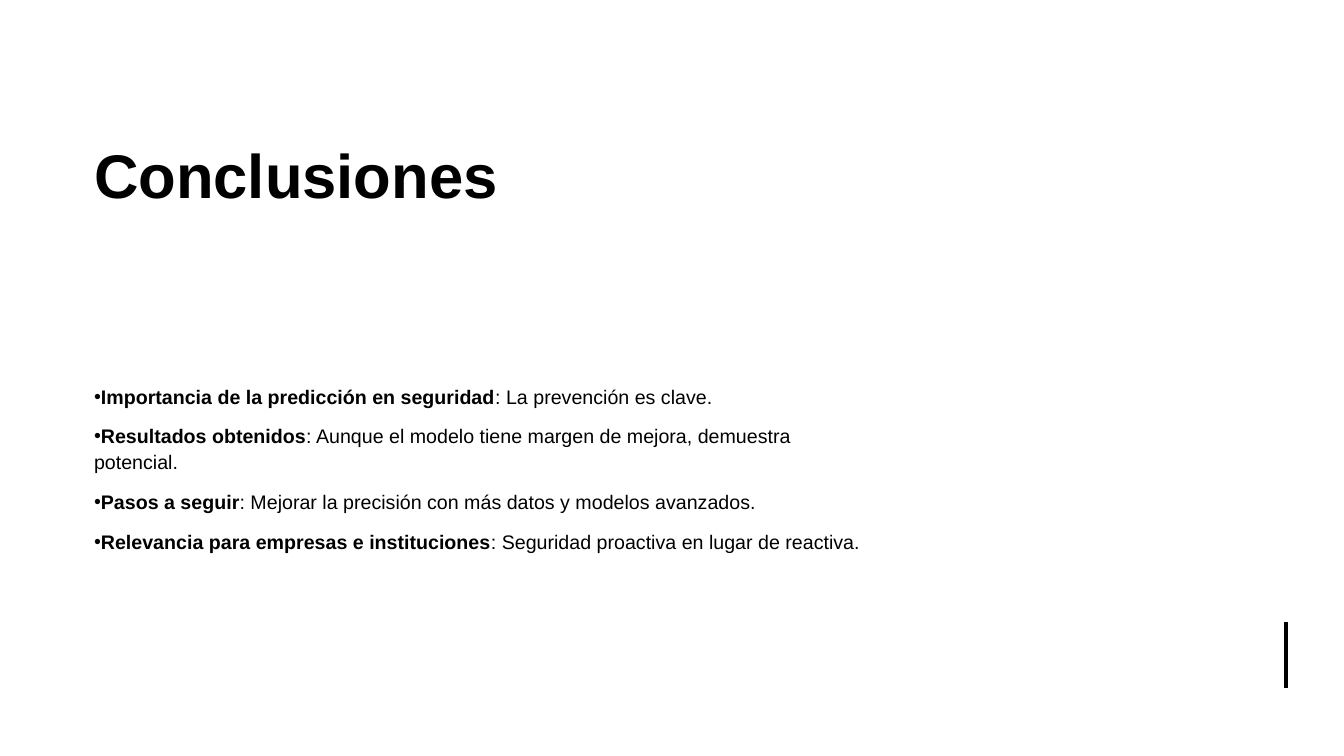
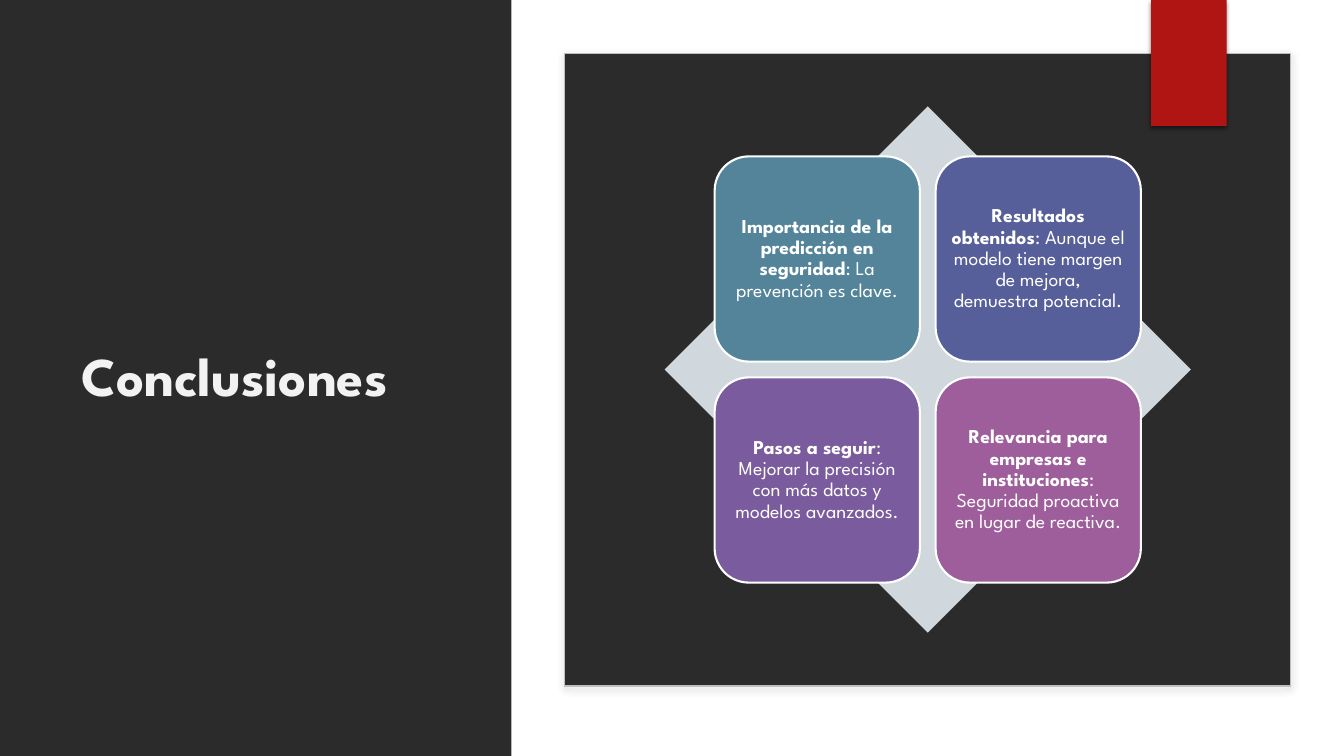
Before and after one commit to carlososorno9595/Analitica-de-datos, a slide deck: slide 12 of diapositiva seguridad informatica.pptx. Drawn at 1344x756 pixels with LibreOffice and Linux fonts; fonts in the diff are those of the drawing; background and template pictures are left out; a plain dark background stands for a picture behind light text. Boxes give left, top, right and bottom in pixels: in the first picture for what was removed or moved away, otherwise in the second. Text is boxed around its words. In the diff, an @@ line names an element or a change of style, - is before the commit and + after.

```diff
--- a/diapositiva seguridad informatica.pptx
+++ b/diapositiva seguridad informatica.pptx
@@ background #FFFFFF to picture (left out) @@
@@ rectangle removed at box(0, 0, 1344, 756) @@
@@ rectangle removed at box(0, 0, 1344, 280) @@
@@ rectangle added at box(511, 0, 1344, 756), fill #FFFFFF @@
@@ rectangle added at box(1150, 0, 1226, 126), fill #B01513 @@
@@ rectangle added at box(1151, 0, 1227, 126), fill #B01513 @@
@@ rounded rectangle added at box(565, 53, 1291, 687), fill #FFFFFF, outline #BFBFBF 1 pt @@
@@ title "Conclusiones": place and size @@
-title "Conclusiones" at box(94, 153, 497, 199)
+title "Conclusiones" at box(82, 358, 388, 397)
@@ title "Conclusiones" at box(82, 358, 388, 397): size 44 to 39 pt, font Arial to League Spartan, text colour #000000 to #F2F2F2 @@
@@ text removed at box(94, 389, 859, 553) @@
-• Importancia de la predicción en seguridad: La prevención es clave.
-• Resultados obtenidos: Aunque el modelo tiene margen de mejora, demuestra potencial.
-• Pasos a seguir: Mejorar la precisión con más datos y modelos avanzados.
-• Relevancia para empresas e instituciones: Seguridad proactiva en lugar de reactiva.
@@ group added at box(664, 107, 1191, 633): 4 rounded rectangles, 4 texts, 1 diamond @@
+Importancia de la predicción en seguridad: La prevención es clave.
+Resultados obtenidos: Aunque el modelo tiene margen de mejora, demuestra potencial.
+Pasos a seguir: Mejorar la precisión con más datos y modelos avanzados.
+Relevancia para empresas e instituciones: Seguridad proactiva en lugar de reactiva.
@@ line removed from (1287, 622) to (1287, 688) @@
```
Also in this commit, not shown: 11 other slides changed.
